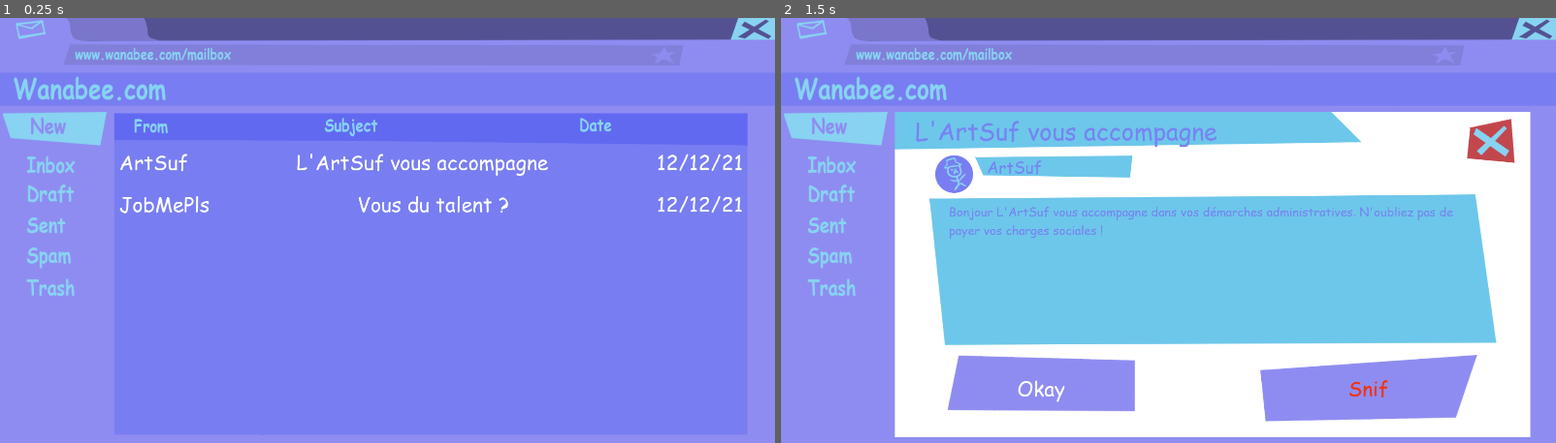
Above: before the commit, frames 1-2 (left to right).
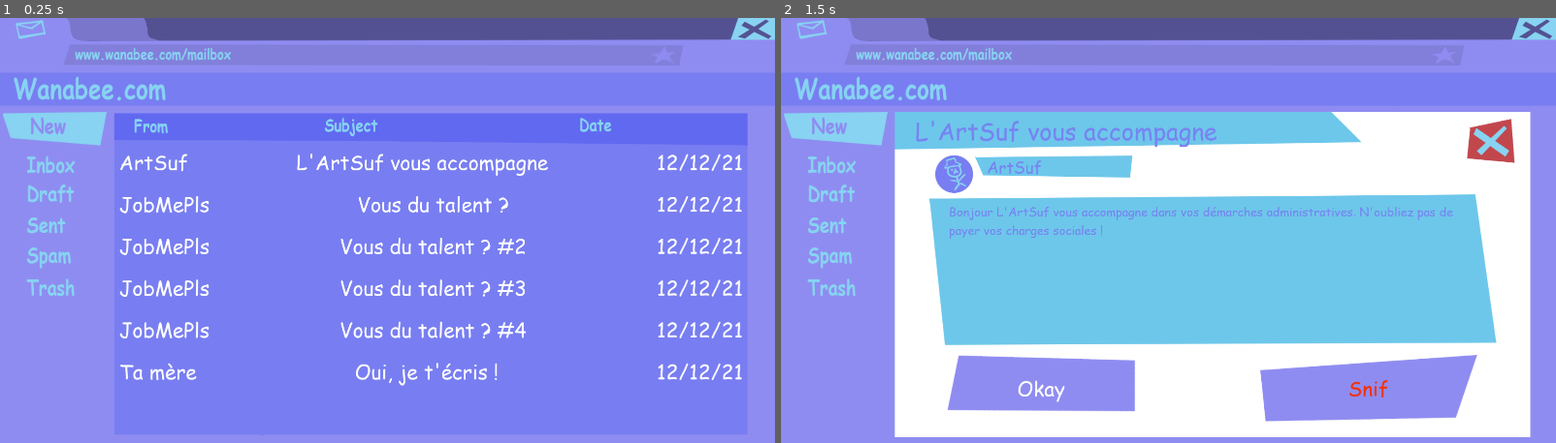
Above: after the commit, the same moments.

Repository: Daydreel/YesHuman
Game: Godot game, scene res://Scenes/BoiteMail/BoiteMail.tscn
Same seed, same stepped clock (60 frames per second), same inputs: the game is played once before the commit and once after it.
Inputs (mouse positions are in pixels of both pictures, inside the frame that each line leads up to):
- Up to frame 1 (0.25 s): no input
- Up to frame 2 (1.5 s): click (1215, 162) at 0.5 s; click (1215, 205) at 1.27 s

The runs differ from the first frame. In frame 1, 2.4% of the frame differs, in the area x 15-96%, y 51-87%; in frame 2, nothing differs.

Commit message:
new data system

Diff:
--- /dev/null
+++ b/YesMan/Data/Flags.json
@@ -0,0 +1,18 @@
+[
+  {
+    "Flag": "FirstJobDone",
+    "State": "FALSE"
+  },
+  {
+    "Flag": "SecondJobDone",
+    "State": "FALSE"
+  },
+  {
+    "Flag": "ThirdJobDone",
+    "State": "FALSE"
+  },
+  {
+    "Flag": "FamillyFirst",
+    "State": "FALSE"
+  }
+]
--- /dev/null
+++ b/YesMan/Data/Mails.json
@@ -0,0 +1,74 @@
+[
+  {
+    "ID": 0,
+    "From": "ArtSuf",
+    "Object": "L'ArtSuf vous accompagne",
+    "DateReceived": "12/12/21",
+    "Content": "Bonjour L'ArtSuf vous accompagne dans vos démarches administratives. N'oubliez pas de payer vos charges sociales !",
+    "Logo": "",
+    "Yes": "Okay",
+    "No": "Snif",
+    "Conditions": "",
+    "Resolution": ""
+  },
+  {
+    "ID": 1,
+    "From": "JobMePls",
+    "Object": "Vous du talent ?",
+    "DateReceived": "12/12/21",
+    "Content": "Viens travailler avec, tkt, ça vaut le coup !",
+    "Logo": "",
+    "Yes": "Carrément !",
+    "No": "Euh...t'es qui ?",
+    "Conditions": "",
+    "Resolution": "Job1"
+  },
+  {
+    "ID": 2,
+    "From": "JobMePls",
+    "Object": "Vous du talent ? #2",
+    "DateReceived": "12/12/21",
+    "Content": "Viens travailler avec, tkt, ça vaut vraiment le coup !",
+    "Logo": "",
+    "Yes": "Carrément !",
+    "No": "Non, merci.",
+    "Conditions": "FirstJobDone",
+    "Resolution": "Job2"
+  },
+  {
+    "ID": 3,
+    "From": "JobMePls",
+    "Object": "Vous du talent ? #3",
+    "DateReceived": "12/12/21",
+    "Content": "Viens travailler avec, tkt, tu vas toujours kiffer",
+    "Logo": "",
+    "Yes": "Carrément !",
+    "No": "Non, merci.",
+    "Conditions": "SecondJobDone",
+    "Resolution": "Job3"
+  },
+  {
+    "ID": 4,
+    "From": "JobMePls",
+    "Object": "Vous du talent ? #4",
+    "DateReceived": "12/12/21",
+    "Content": "Okay, t'es un BG !",
+    "Logo": "",
+    "Yes": "Carrément !",
+    "No": "Non, merci.",
+    "Conditions": "ThirdJobDone",
+    "Resolution": ""
+  },
+  {
+    "ID": 5,
+    "From": "Ta mère",
+    "Object": "Oui, je t'écris !",
+    "DateReceived": "12/12/21",
+    "Content": "Tu t'es bien installé ? Tu n'es pas trop seul dans ton nouveau chez toi ?",
+    "Logo": "",
+    "Yes": "Tout va bien !",
+    "No": "O'scour moman !",
+    "Conditions": "ThirdJobDone,SecondJobDone,FirstJobDone",
+    "Resolution": "Familly1"
+  }
+]
--- a/YesMan/Data/MailsWanabee.json
+++ /dev/null
@@ -1,22 +0,0 @@
-[
-  {
-    "ID": 0,
-    "From": "ArtSuf",
-    "Object": "L'ArtSuf vous accompagne",
-    "DateReceived": "12/12/21",
-    "Content": "Bonjour L'ArtSuf vous accompagne dans vos démarches administratives. N'oubliez pas de payer vos charges sociales !",
-    "Logo": "",
-    "Yes": "Okay",
-    "No": "Snif"
-  },
-  {
-    "ID": 1,
-    "From": "JobMePls",
-    "Object": "Vous du talent ?",
-    "DateReceived": "12/12/21",
-    "Content": "Viens travailler avec, tkt, ça vaut le coup !",
-    "Logo": "",
-    "Yes": "Carrément !",
-    "No": "Euh...t'es qui ?"
-  }
-]
--- /dev/null
+++ b/YesMan/Data/Resolutions.json
@@ -0,0 +1,32 @@
+[
+  {
+    "ID": "Job1",
+    "Yes": "FirstJobDone",
+    "No": "",
+    "Ghosting": ""
+  },
+  {
+    "ID": "Job2",
+    "Yes": "SecondJobDone",
+    "No": "",
+    "Ghosting": ""
+  },
+  {
+    "ID": "Job3",
+    "Yes": "ThirdJobDone",
+    "No": "",
+    "Ghosting": ""
+  },
+  {
+    "ID": "Job4",
+    "Yes": "",
+    "No": "",
+    "Ghosting": ""
+  },
+  {
+    "ID": "Familly1",
+    "Yes": "",
+    "No": "",
+    "Ghosting": ""
+  }
+]
--- a/YesMan/Scenes/BoiteMail/BoiteMail.gd
+++ b/YesMan/Scenes/BoiteMail/BoiteMail.gd
@@ -49,7 +49,6 @@
 		printerr("No ID for mail in func : instance_mail")
 		return
 	var mail_data = load_data_single_mail_raw(id)
-	print(mail_data)
 	#set_mail_data :
 	#from = "from", object = "object",
 	#content = "content", yes = "yes", no = "no"
--- a/YesMan/Scenes/BoiteMail/BoiteMail.tscn
+++ b/YesMan/Scenes/BoiteMail/BoiteMail.tscn
@@ -20,7 +20,7 @@
 __meta__ = {
 "_edit_use_anchors_": false
 }
-mails_data_path = "res://Data/MailsWanabee.json"
+mails_data_path = "res://Data/Mails.json"
 
 [node name="TextureRect" type="TextureRect" parent="."]
 margin_right = 40.0
--- /dev/null
+++ b/YesMan/Systems/DataSystem.gd
@@ -0,0 +1,73 @@
+extends Control
+
+var _data_path = "res://Data/"
+var _mails_data_path = _data_path + "Mails.json"
+var _flags_data_path = _data_path + "Flags.json"
+var _resolutions_data_path = _data_path + "Resolutions.json"
+
+var mails
+var current_mails
+var flags = {}
+var conditions = {}
+
+
+# Called when the node enters the scene tree for the first time.
+func _ready():
+	_set_mails() #Always first !
+	_set_conditions()
+	_set_flags()
+	print(flags)
+	print(conditions)
+	#NEXT STEP :
+	#Get current mails then display them !
+
+
+func _load_data_mails_raw():
+	var file = File.new()
+	file.open(_mails_data_path, File.READ)
+	var json = JSON.parse(file.get_as_text())
+	file.close()
+	var content = json.result
+	return content
+
+
+func _set_mails():
+	mails = _load_data(_mails_data_path)
+
+
+func _set_flags():
+	var datas = _load_data(_flags_data_path)
+	for data in datas :
+		flags[data["Flag"]] = data["State"]
+
+
+func _set_conditions():
+	if mails == null:
+		_set_mails()
+	for mail in mails :
+		conditions[mail["ID"]] = mail["Conditions"]
+
+
+func _load_data(var path : String):
+	var file = File.new()
+	file.open(path, File.READ)
+	var json = JSON.parse(file.get_as_text())
+	file.close()
+	var content = json.result
+	return content
+
+
+func load_data_single_mail_raw(var id = -1):
+	if id < 0:
+		printerr("No ID for mail in func : load_data_single_mail_raw")
+		return
+
+	var file = File.new()
+	file.open(_mails_data_path, File.READ)
+	var json = JSON.parse(file.get_as_text())
+	file.close()
+	var content = json.result
+	for mail in content:
+		if mail["ID"] == id:
+			return mail
+	return -1
--- a/YesMan/project.godot
+++ b/YesMan/project.godot
@@ -17,6 +17,7 @@
 
 [autoload]
 
+DataSystem="*res://Systems/DataSystem.gd"
 GS="*res://Systems/GameSystem.gd"
 
 [display]
